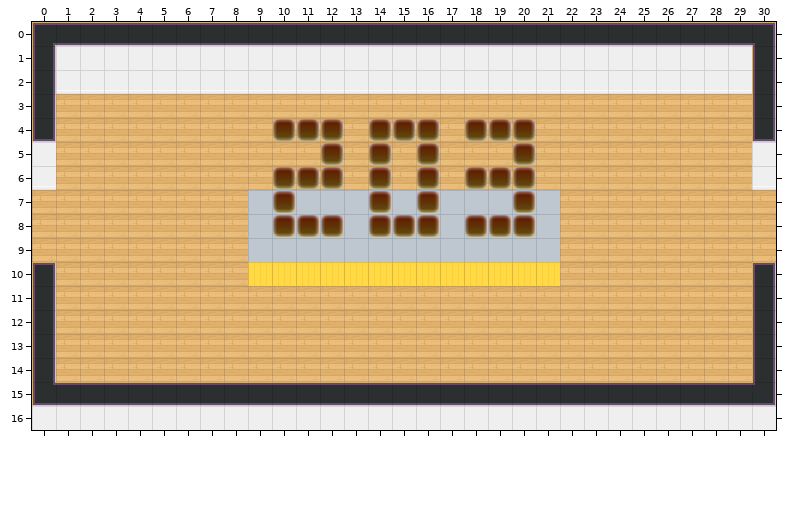
Tiled map (JSON) -- dist/map/203.json. Above: the version before the commit.
Cells are 32x32 px. Shown: x 0..30, y 0..16.
New version:
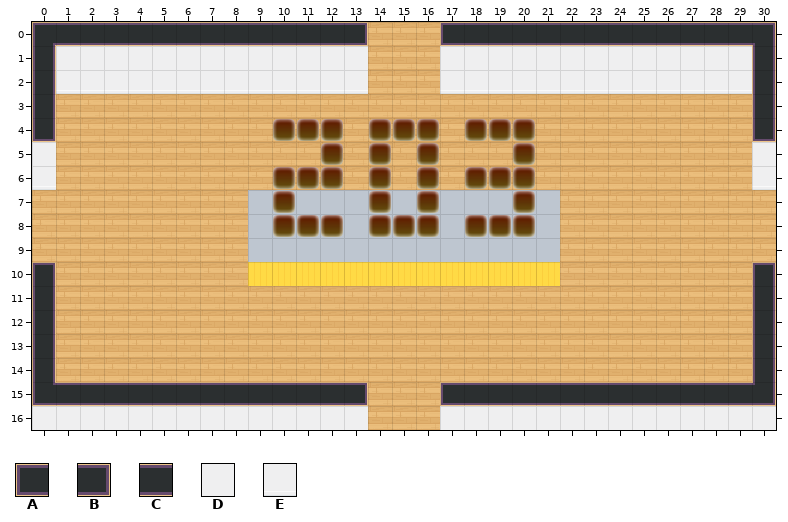
Key: from "tileset5_export": A 46, B 47, C 56, D 62, E 72.
_ is an empty cell.
Change:
Layer "walls":
The edit turns tile C into tile A in row 0 at x 17; in row 15 at x 17.
The edit turns tile C into tile B in row 0 at x 13; in row 15 at x 13.
The edit erases tile C in row 0 at x 14 to 16; in row 15 at x 14 to 16.
The edit erases tile D in row 1 at x 14 to 16; in row 16 at x 14 to 16.
The edit erases tile E in row 2 at x 14 to 16.
Where, in picture pixels (left, top, right, bottom), the same in both pictures:
changed: (365, 22, 443, 94)
changed: (365, 382, 443, 430)
